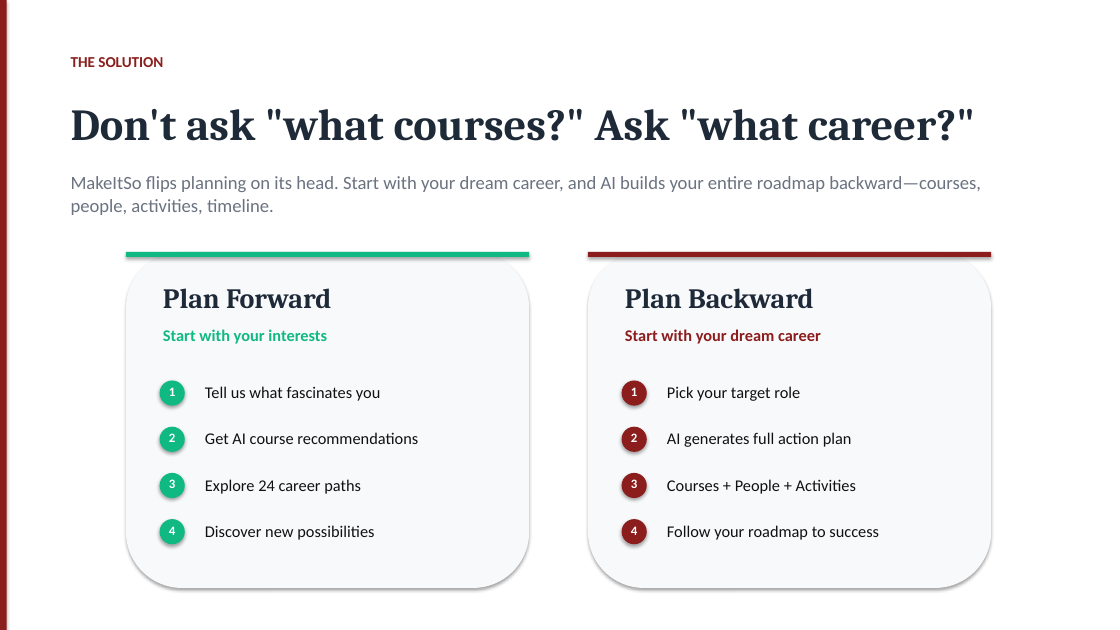
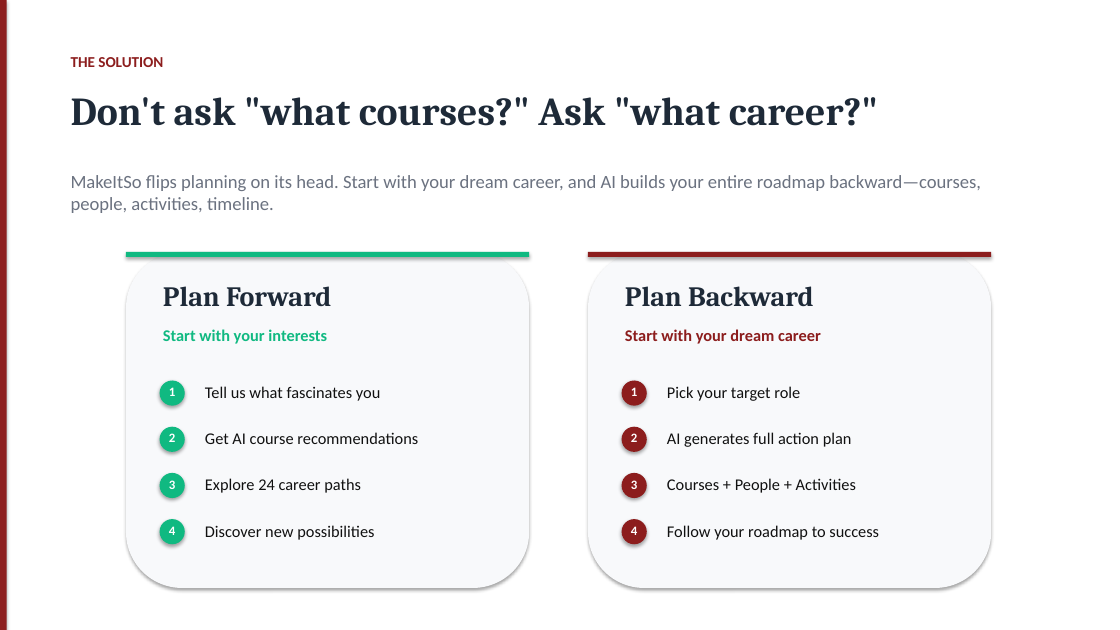
Before and after one commit to Hades-c/MakeItSo, a slide deck: slide 3 of MakeItSo_Pitch_Deck.pptx. Drawn at 1120x630 pixels with LibreOffice and Linux fonts; fonts in the diff are those of the drawing. Boxes give left, top, right and bottom in pixels: in the first picture for what was removed or moved away, otherwise in the second. Text is boxed around its words. In the diff, an @@ line names an element or a change of style, - is before the commit and + after.

```diff
--- a/MakeItSo_Pitch_Deck.pptx
+++ b/MakeItSo_Pitch_Deck.pptx
@@ text "Don't ask "what courses?" Ask ..." moved from (x1=71, y1=109, x2=975, y2=141) to (x1=71, y1=97, x2=878, y2=126) @@
@@ text "Don't ask "what courses?" Ask ..." at (x1=71, y1=97, x2=878, y2=126): size 38 to 34 pt; line spacing 47pt to 1 @@
@@ text "MakeItSo flips planning on its ..." at (x1=71, y1=175, x2=981, y2=213): line spacing 20pt to 1 @@
@@ text "Plan Forward" at (x1=163, y1=286, x2=331, y2=306): line spacing 30pt to 1 @@
@@ text "Plan Backward" at (x1=625, y1=286, x2=813, y2=307): line spacing 30pt to 1 @@
```
Also in this commit, not shown: 10 other slides changed, 1 other file.
